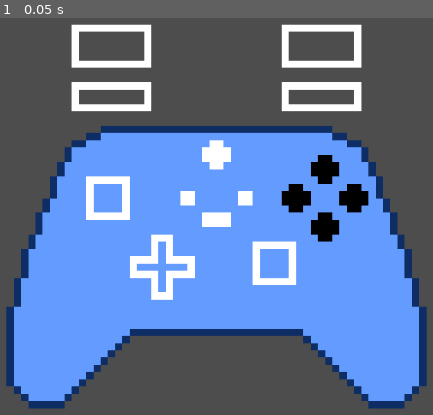
Above: before the commit, frame 1.
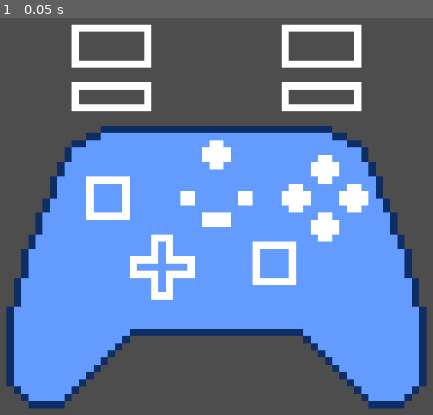
Above: after the commit, the same moment.

Repository: Shuflduf/Controller-Visualiser
Game: Godot game, scene res://main.tscn
The game is run twice, just before and just after one commit, with the same random seed, the same clock (stepped at 60 frames per second) and the same inputs.
Inputs:
- Up to frame 1 (0.05 s): no input

The runs differ from the first frame. In frame 1, 1.5% of the frame differs, in the area x 64-86%, y 34-57%.

Commit message:
right joystick

Diff:
--- a/main.gd
+++ b/main.gd
@@ -1,7 +1,17 @@
 extends Control
 
-@onready var pressed_buttons: Control = $PressedButtons
+@onready var pressed_buttons: Control = %FaceButtons
+@onready var right_stick: TextureRect = $Joysticks/Right
+
+@export var stick_mult = 10
 
 func _input(event: InputEvent) -> void:
 	if event is InputEventJoypadButton:
 		pressed_buttons.get_child(event.button_index).visible = event.pressed
+
+	if event is InputEventJoypadMotion:
+		match event.axis:
+			2:
+				right_stick.position.x = event.axis_value * stick_mult
+			3:
+				right_stick.position.y = event.axis_value * stick_mult
--- a/main.tscn
+++ b/main.tscn
@@ -3,10 +3,10 @@
 [ext_resource type="Script" path="res://main.gd" id="1_dxfnl"]
 [ext_resource type="Texture2D" uid="uid://ckd5734mqx8dm" path="res://assets/controller/controller_base.png" id="1_tfr2n"]
 [ext_resource type="Texture2D" uid="uid://btbu3aqyn4i4g" path="res://assets/controller/controller_unpressed.png" id="2_n0cup"]
-[ext_resource type="Texture2D" uid="uid://orod35fo2mi8" path="res://assets/controller/controller_pressed_a.png" id="3_5m7j5"]
 [ext_resource type="Texture2D" uid="uid://dacjb451jcsi3" path="res://assets/controller/controller_pressed_x.png" id="3_e2vmq"]
 [ext_resource type="Texture2D" uid="uid://bsplkr4m1kvow" path="res://assets/controller/controller_pressed_b.png" id="4_n706l"]
 [ext_resource type="Texture2D" uid="uid://ce8lvsnkstnx3" path="res://assets/controller/controller_pressed_y.png" id="6_xn7o0"]
+[ext_resource type="Texture2D" uid="uid://cwsp5vwc7dd18" path="res://assets/controller/controller_right_stick.png" id="7_ictyc"]
 
 [node name="Control" type="Control"]
 layout_mode = 3
@@ -37,7 +37,8 @@
 texture = ExtResource("2_n0cup")
 stretch_mode = 5
 
-[node name="PressedButtons" type="Control" parent="."]
+[node name="FaceButtons" type="Control" parent="."]
+unique_name_in_owner = true
 layout_mode = 1
 anchors_preset = 15
 anchor_right = 1.0
@@ -45,17 +46,8 @@
 grow_horizontal = 2
 grow_vertical = 2
 
-[node name="A" type="TextureRect" parent="PressedButtons"]
-layout_mode = 1
-anchors_preset = 15
-anchor_right = 1.0
-anchor_bottom = 1.0
-grow_horizontal = 2
-grow_vertical = 2
-texture = ExtResource("3_5m7j5")
-stretch_mode = 5
-
-[node name="B" type="TextureRect" parent="PressedButtons"]
+[node name="B" type="TextureRect" parent="FaceButtons"]
+visible = false
 layout_mode = 1
 anchors_preset = 15
 anchor_right = 1.0
@@ -65,7 +57,8 @@
 texture = ExtResource("4_n706l")
 stretch_mode = 5
 
-[node name="X" type="TextureRect" parent="PressedButtons"]
+[node name="X" type="TextureRect" parent="FaceButtons"]
+visible = false
 layout_mode = 1
 anchors_preset = 15
 anchor_right = 1.0
@@ -75,7 +68,8 @@
 texture = ExtResource("3_e2vmq")
 stretch_mode = 5
 
-[node name="Y" type="TextureRect" parent="PressedButtons"]
+[node name="Y" type="TextureRect" parent="FaceButtons"]
+visible = false
 layout_mode = 1
 anchors_preset = 15
 anchor_right = 1.0
@@ -84,3 +78,32 @@
 grow_vertical = 2
 texture = ExtResource("6_xn7o0")
 stretch_mode = 5
+
+[node name="Joysticks" type="Control" parent="."]
+layout_mode = 1
+anchors_preset = 15
+anchor_right = 1.0
+anchor_bottom = 1.0
+grow_horizontal = 2
+grow_vertical = 2
+
+[node name="RightUnder" type="TextureRect" parent="Joysticks"]
+modulate = Color(0, 0, 0, 1)
+layout_mode = 1
+anchors_preset = 15
+anchor_right = 1.0
+anchor_bottom = 1.0
+grow_horizontal = 2
+grow_vertical = 2
+texture = ExtResource("7_ictyc")
+stretch_mode = 5
+
+[node name="Right" type="TextureRect" parent="Joysticks"]
+layout_mode = 1
+anchors_preset = 15
+anchor_right = 1.0
+anchor_bottom = 1.0
+grow_horizontal = 2
+grow_vertical = 2
+texture = ExtResource("7_ictyc")
+stretch_mode = 5
Binary file changed: assets/controller.aseprite
Binary file added: assets/controller/controller_right_stick.png
Not shown, added: assets/controller/controller_right_stick.png.import
Binary file changed: assets/controller/controller_unpressed.png
